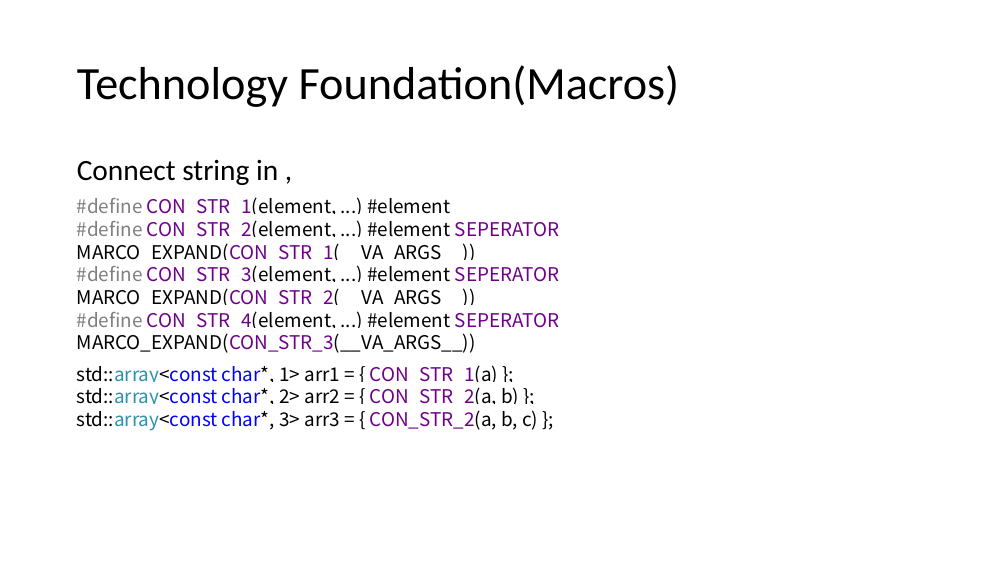
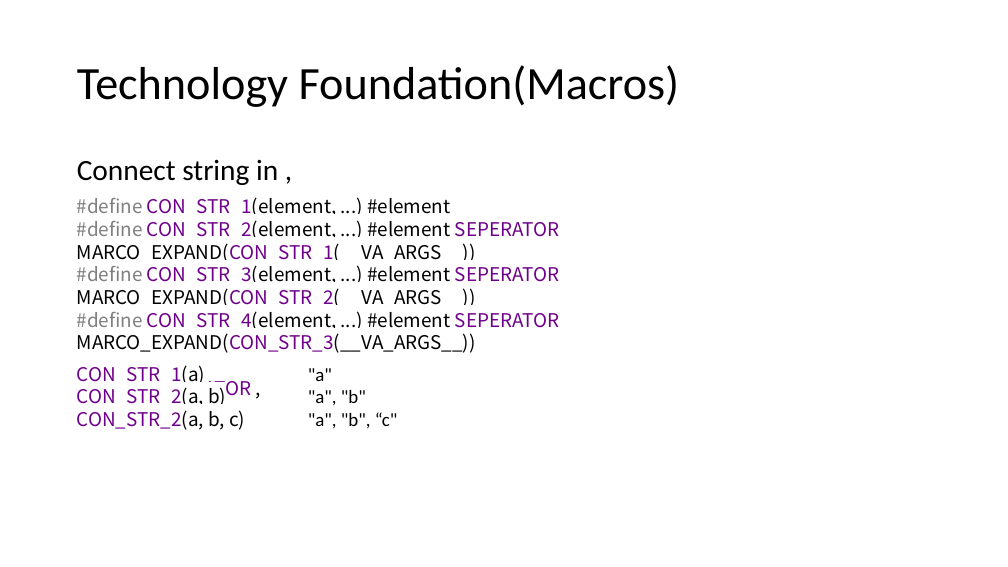
Before and after one commit to qicosmos/cppcon2017, a slide deck: slide 14 of cppcon2017.pptx. Drawn at 1008x567 pixels with LibreOffice and Linux fonts; fonts in the diff are those of the drawing. Boxes give left, top, right and bottom in pixels: in the first picture for what was removed or moved away, otherwise in the second. Text is boxed around its words. In the diff, an @@ line names an element or a change of style, - is before the commit and + after.

Commit message:
improve

```diff
--- a/cppcon2017.pptx
+++ b/cppcon2017.pptx
@@ text at (x1=77, y1=365, x2=398, y2=430): text changed @@
-std::array<const char*, 1> arr1 = { CON_STR_1(a) };
-std::array<const char*, 2> arr2 = { CON_STR_2(a, b) };
-std::array<const char*, 3> arr3 = { CON_STR_2(a, b, c) };
+CON_STR_1(a) "a"
+CON_STR_2(a, b) "a", "b"
+CON_STR_2(a, b, c) "a", "b", “c"
```
Also in this commit, not shown: 1 other slide changed.
